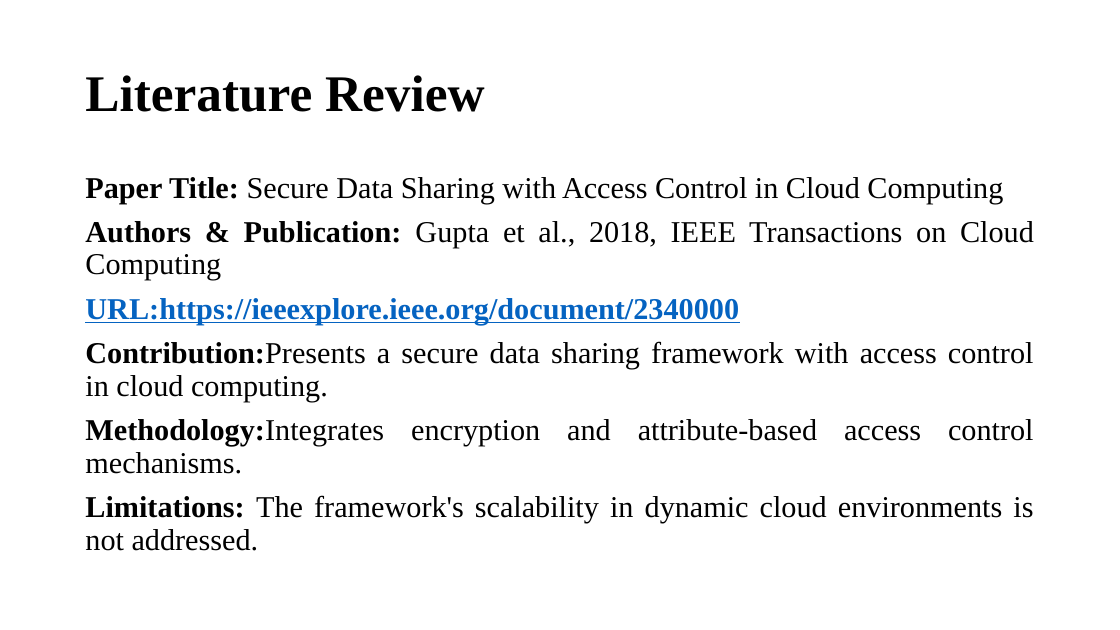
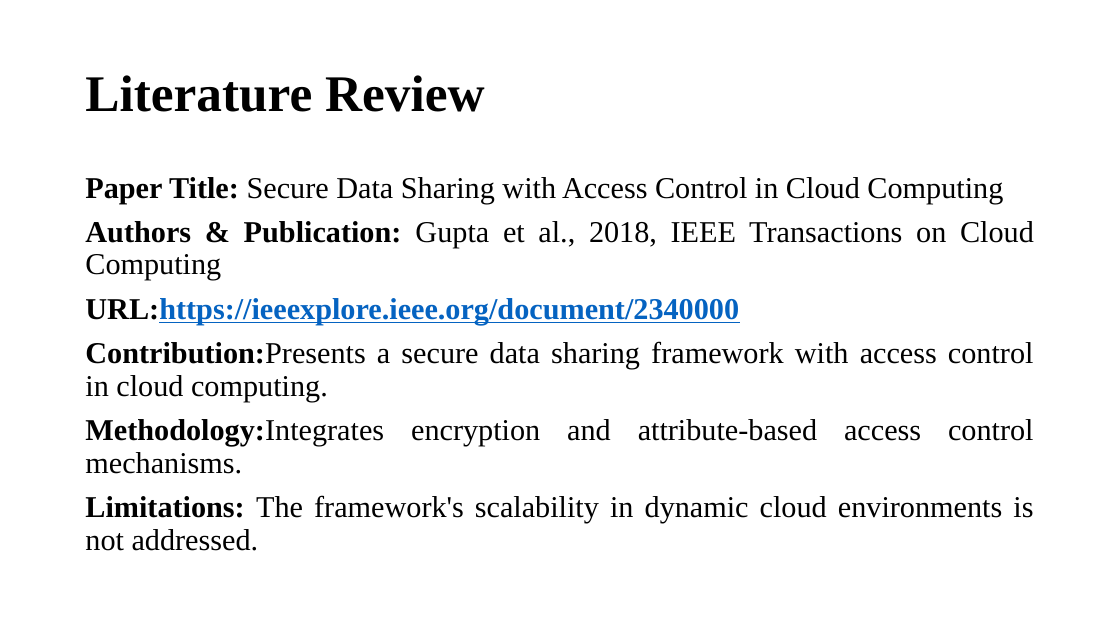
Before and after one commit to nazeer77718/securecloud-sharing-system, a slide deck: slide 5 of secure-cloud.pptx. Drawn at 1120x630 pixels with LibreOffice and Linux fonts; fonts in the diff are those of the drawing. Boxes give left, top, right and bottom in pixels: in the first picture for what was removed or moved away, otherwise in the second. Text is boxed around its words. In the diff, an @@ line names an element or a change of style, - is before the commit and + after.

```diff
--- a/secure-cloud.pptx
+++ b/secure-cloud.pptx
@@ text at box(85, 298, 739, 324): text colour #0563C1 to #000000, underline off in "URL:https://ieeexplore.ieee.org/document/2340000" @@
```
Also in this commit, not shown: 1 other slide changed, 2 other files.
